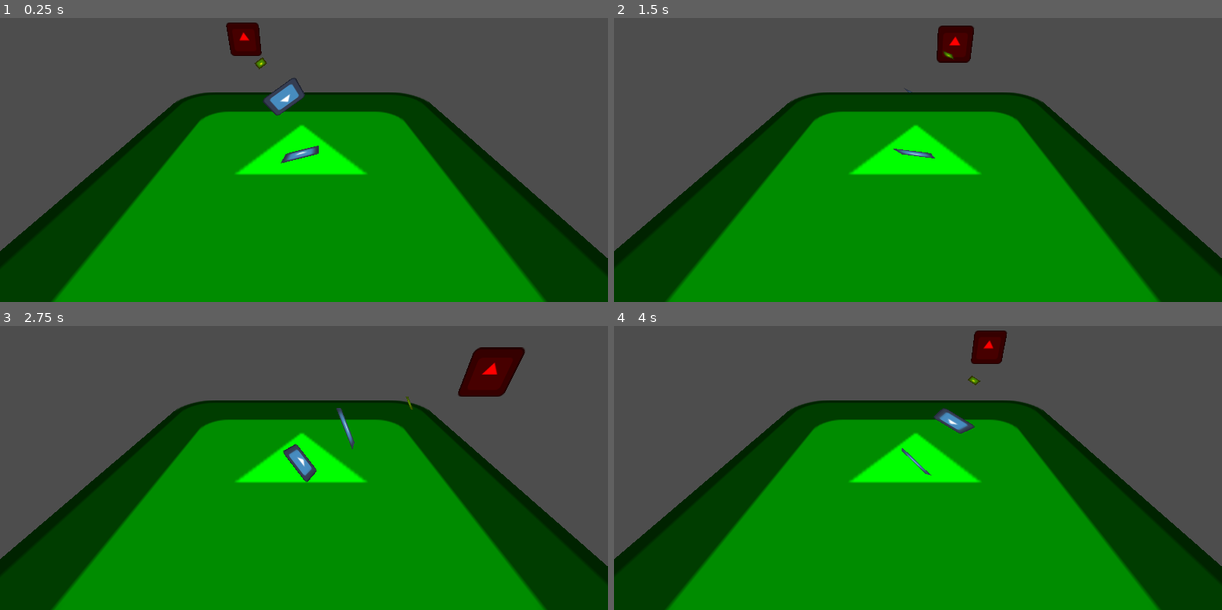
Above: before the commit, frames 1-4 (two rows, left to right).
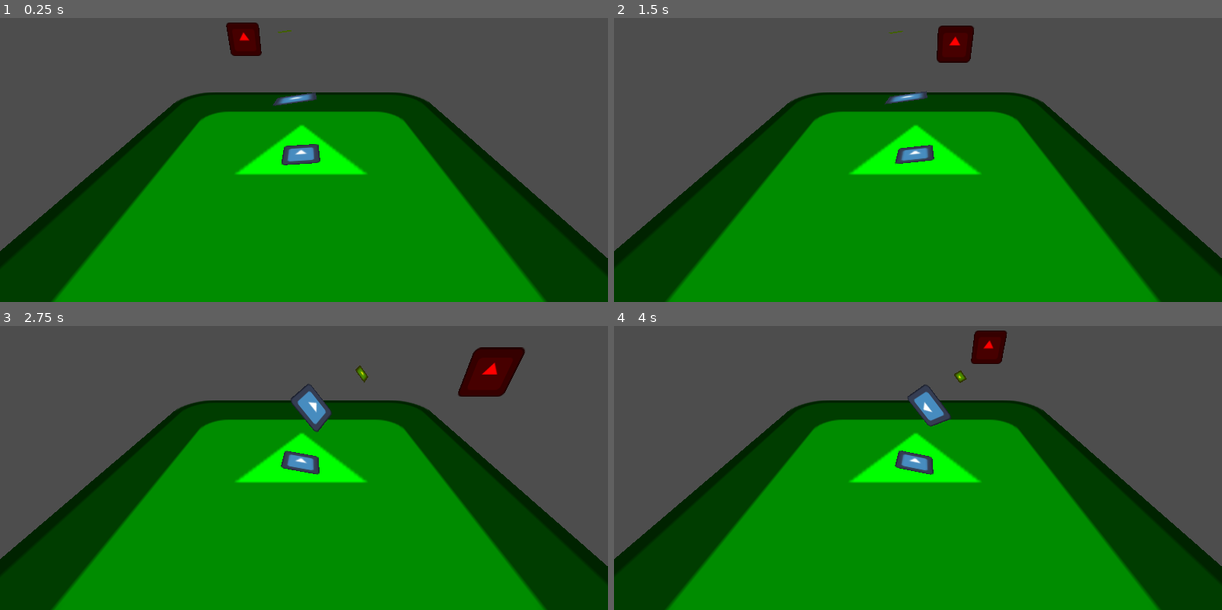
Above: after the commit, the same moments.

Repository: RatepGD/Godot_IK
Game: Godot game, scene res://main.tscn
Two runs of this game, one before a commit and one after it. Both use one fixed random seed, a clock stepped at 60 frames per second and the inputs below. The engine's default icon, where the game draws it, is replaced by a stand-in: a white triangle on a blue panel in a dark square.
Inputs:
- Up to frame 1 (0.25 s): no input
- Up to frame 2 (1.5 s): hold D (right) 0.53-1.28 s; hold S (backward) from 1.28 s (still down)
- Up to frame 3 (2.75 s): release S (backward) at 2.03 s; hold D (right) from 2.03 s (still down)
- Up to frame 4 (4 s): release D (right) at 2.78 s; hold W (forward) 2.78-3.53 s; hold A (left) from 3.53 s (still down)

The runs differ from the first frame. In frame 1, 0.9% of the frame differs, in the area x 41-53%, y 4-52%; in frame 2, 0.5%; in frame 3, 1.1%; in frame 4, 1.1%, in the area x 46-61%, y 15-53%.

Commit message:
limits the angle kinda

Diff:
--- a/chain.gd
+++ b/chain.gd
@@ -7,7 +7,7 @@
 func _ready() -> void:
 	var bones: Array[Node] = get_tree().get_nodes_in_group("IK_bone").filter(func(n:Node): return not n.is_in_group("IK_end"))
 	for bone in bones:
-		bone.set_meta("direction",bone.basis.z)
+		bone.set_meta("direction",bone.global_basis.z)
 
 # Called every frame. 'delta' is the elapsed time since the previous frame.
 func _physics_process(_delta: float) -> void:
@@ -15,7 +15,8 @@
 	print("========================")
 	print((get_child(0) as Node3D).get_meta("direction"))
 	print((get_child(0) as Node3D).basis.z)
-	print(((get_child(0) as Node3D).get_meta("direction") as Vector3).angle_to((get_child(0) as Node3D).basis.z))
+	var axis:Vector3 = ((get_child(0) as Node3D).get_meta("direction")as Vector3).cross((get_child(0) as Node3D).basis.z)
+	print(((get_child(0) as Node3D).get_meta("direction") as Vector3).signed_angle_to((get_child(0) as Node3D).basis.z,axis)*(180/PI))
 
 
 func chain_alg(node: Node3D):
@@ -35,14 +36,14 @@
 
 	var last_bone: bool = next.is_in_group("IK_end")
 
-	#TODO: this is all fucked up
 	var pole_direction: Vector3 = node.get_meta("direction")
-	var current_angle: float = pole_direction.signed_angle_to(node.basis.z,normal)
+	var local_normal: Vector3 = pole_direction.cross(node.basis.z)
+	var angle_from_pole: float = pole_direction.signed_angle_to(node.global_basis.z,normal)
 	var angle_limit: float = (PI/180) * (node.get_meta("angle_range_deg")/2)
 
 	#TODO: kind of works, but not really
-	if current_angle + angle_to_target > angle_limit:
-		pass#angle_to_target =
+	if angle_from_pole + angle_to_target > angle_limit:
+		angle_to_target = angle_limit - angle_from_pole
 
 	if last_bone:
 		if not is_equal_enough(normal,Vector3.ZERO,0.01):
